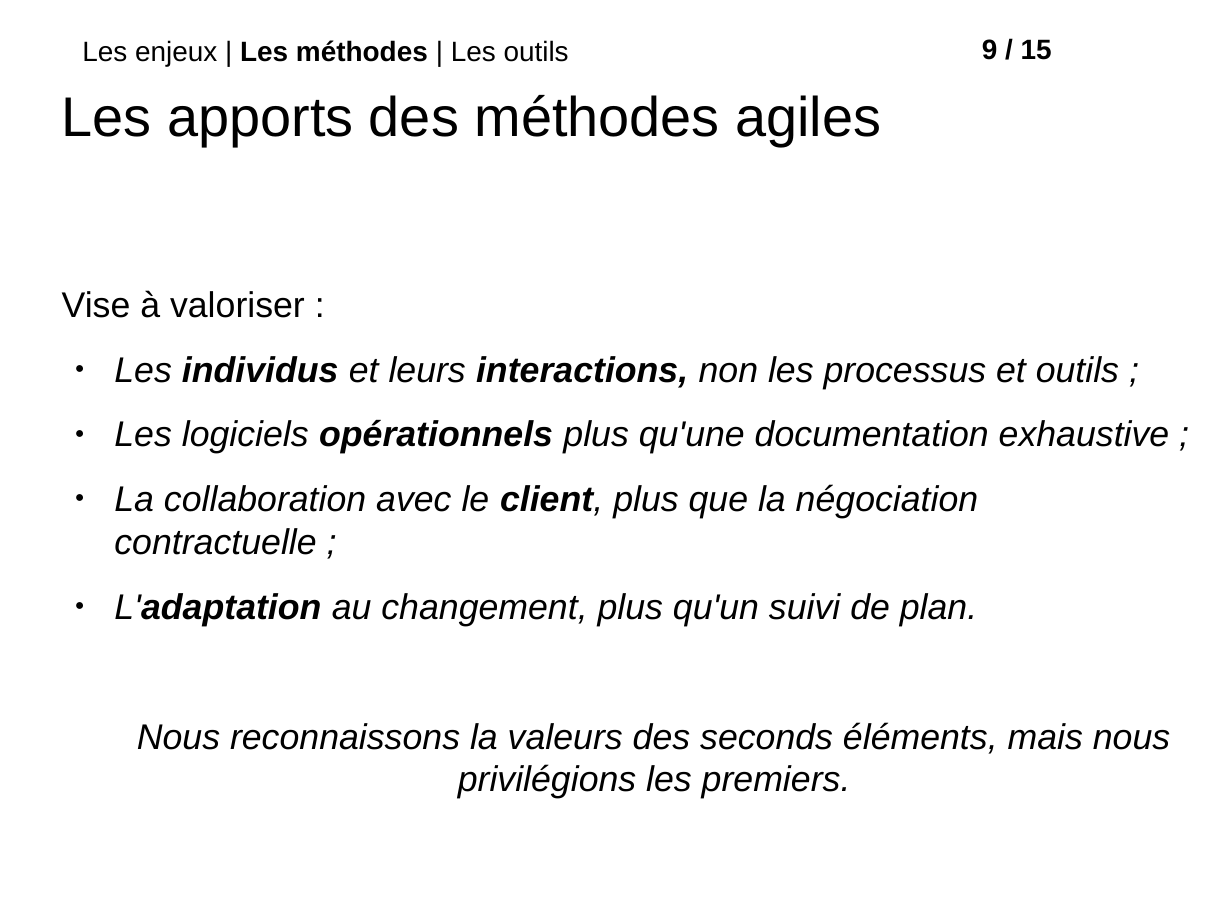
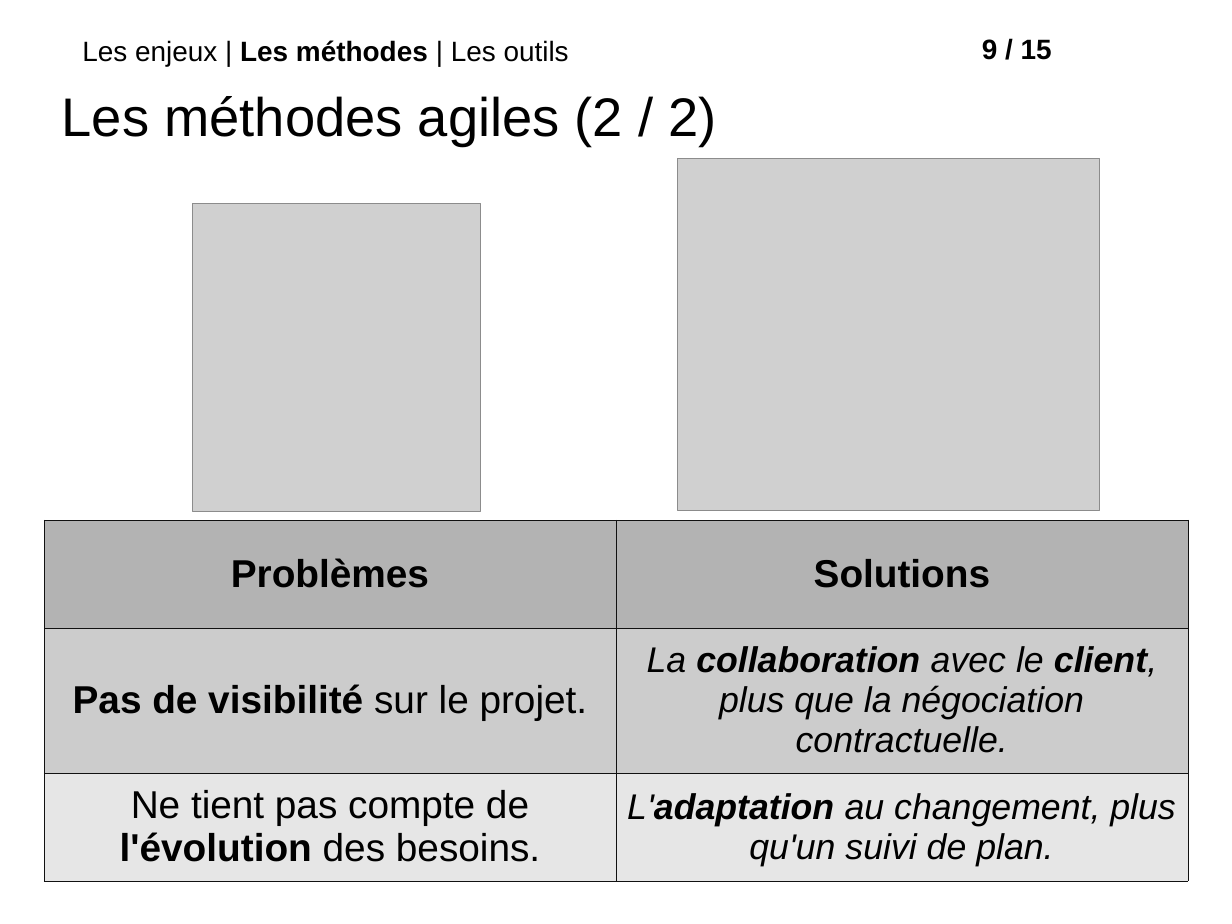
Before and after one commit to roipoussiere/organisation-collaborative-du-travail, a slide deck: slide 10 of organisation_collaborative_du_travail.odp. Drawn at 1232x924 pixels with LibreOffice and Linux fonts; fonts in the diff are those of the drawing; grey boxes stand for pictures; background and template pictures are left out. Boxes give left, top, right and bottom in pixels: in the first picture for what was removed or moved away, otherwise in the second. Text is boxed around its words. In the diff, an @@ line names an element or a change of style, - is before the commit and + after.

```diff
--- a/organisation_collaborative_du_travail.odp
+++ b/organisation_collaborative_du_travail.odp
@@ title at (x1=62, y1=96, x2=716, y2=146): text changed; size 36 to 35 pt @@
-Les apports des méthodes agiles
+Les méthodes agiles (2 / 2)
@@ picture added at (x1=677, y1=159, x2=1100, y2=511) @@
@@ picture added at (x1=192, y1=203, x2=481, y2=512) @@
@@ text removed at (x1=62, y1=290, x2=1170, y2=754) @@
-Vise à valoriser :
-● Les individus et leurs interactions, non les processus et outils ;
-● Les logiciels opérationnels plus qu'une documentation exhaustive ;
-● La collaboration avec le client, plus que la négociation contractuelle ;
-● L'adaptation au changement, plus qu'un suivi de plan.
-Nous reconnaissons la valeurs des seconds éléments, mais nous privilégions les premiers.
@@ table added at (x1=44, y1=520, x2=1188, y2=881), 3 rows, 2 columns @@
+Problèmes | Solutions
+Pas de visibilité sur le projet. | La collaboration avec le client, plus que la négociation contractuelle.
+Ne tient pas compte de l'évolution des besoins. | L'adaptation au changement, plus qu'un suivi de plan.
```
Also in this commit, not shown: 7 other slides changed, 1 slide added, 1 slide removed, 25 other files.
